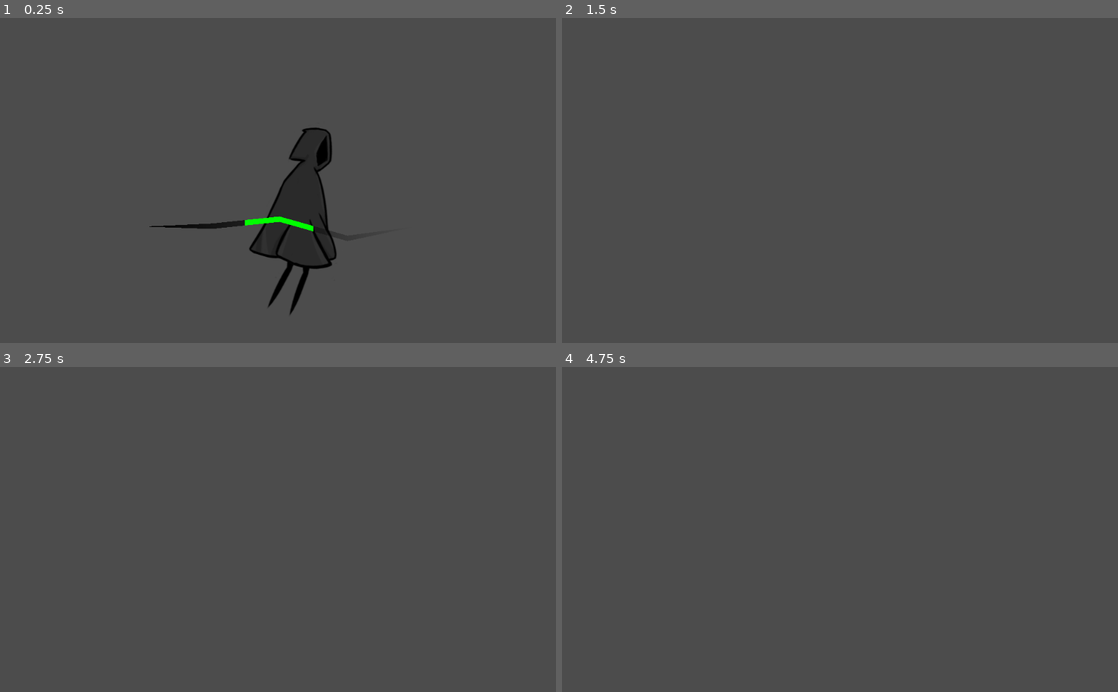
Above: before the commit, frames 1-4 (two rows, left to right).
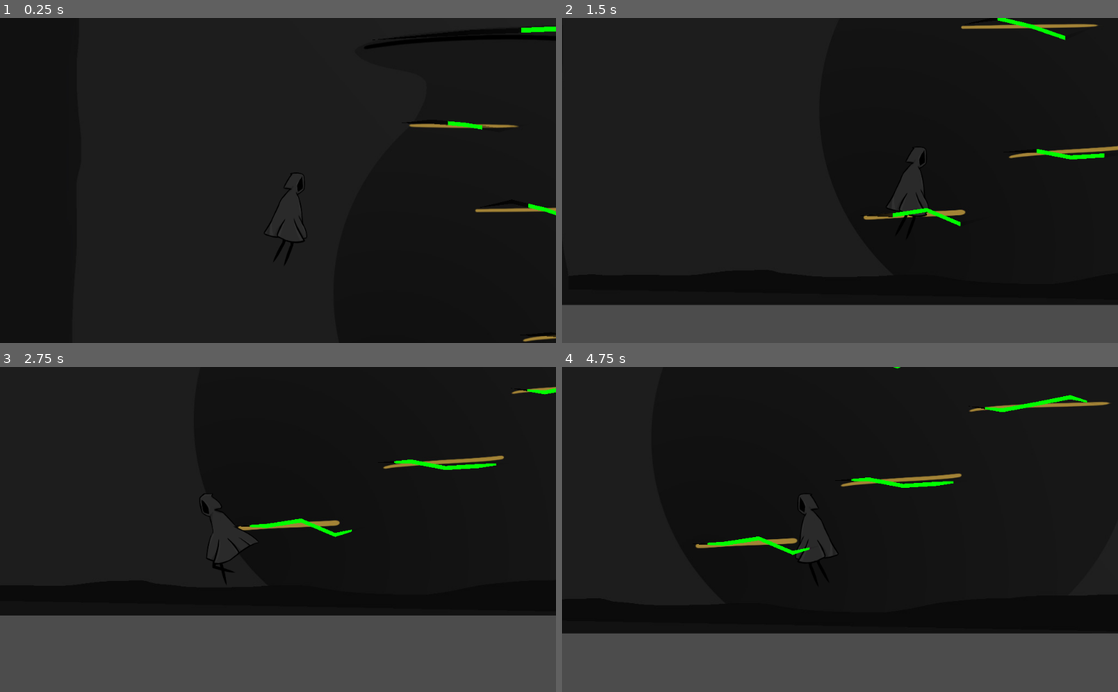
Above: after the commit, the same moments.

Repository: tufteddeer/kintsugi
Game: Godot game, scene res://level.tscn
Same seed, same stepped clock (60 frames per second), same inputs: the game is played once before the commit and once after it.
Inputs:
- Up to frame 1 (0.25 s): no input
- Up to frame 2 (1.5 s): hold D (right) from 0.53 s (still down); tap Space (jump) at 0.6, 0.77, 1.07, 1.35 s
- Up to frame 3 (2.75 s): tap Space (jump) at 1.52, 1.82, 2.1 s; release D (right) at 2.03 s; hold A (left) from 2.03 s (still down)
- Up to frame 4 (4.75 s): release A (left) at 2.78 s; hold D (right) 2.78-4.28 s; tap Space (jump) at 2.85, 3.02, 3.32, 3.6, 3.77, 4.07, 4.35, 4.52 s; hold A (left) from 4.28 s (still down)

The runs differ from the first frame. In frame 1, 97% of the frame differs, in the area x 0-100%, y 0-100%; in frame 2, 88%; in frame 3, 76%; in frame 4, 82%.

Commit message:
add border and cracks

Diff:
--- a/level.tscn
+++ b/level.tscn
@@ -1,10 +1,14 @@
-[gd_scene load_steps=5 format=2]
+[gd_scene load_steps=7 format=2]
 
 [ext_resource path="res://Player.tscn" type="PackedScene" id=1]
+[ext_resource path="res://assets/map/testworld.jpg" type="Texture" id=2]
 [ext_resource path="res://crack.tscn" type="PackedScene" id=3]
 [ext_resource path="res://crack.shader" type="Shader" id=4]
 
-[sub_resource type="ShaderMaterial" id=1]
+[sub_resource type="RectangleShape2D" id=1]
+extents = Vector2( 1856.18, 41.1997 )
+
+[sub_resource type="ShaderMaterial" id=2]
 resource_local_to_scene = true
 shader = ExtResource( 4 )
 shader_param/hi = 0.5
@@ -12,10 +16,94 @@
 
 [node name="Node2D" type="Node2D"]
 
+[node name="testworld" type="Sprite" parent="."]
+position = Vector2( 1.31036, 0 )
+texture = ExtResource( 2 )
+
+[node name="border" type="StaticBody2D" parent="testworld"]
+position = Vector2( -732.81, 2477.62 )
+scale = Vector2( 0.5, 0.5 )
+
+[node name="CollisionShape2D" type="CollisionShape2D" parent="testworld/border"]
+position = Vector2( 1110.22, 351.478 )
+shape = SubResource( 1 )
+
+[node name="CollisionShape2D2" type="CollisionShape2D" parent="testworld/border"]
+position = Vector2( 2884.35, -22.3164 )
+rotation = 1.50273
+scale = Vector2( 0.708333, 8.38552 )
+shape = SubResource( 1 )
+
+[node name="CollisionShape2D3" type="CollisionShape2D" parent="testworld/border"]
+position = Vector2( -699.987, -601.192 )
+rotation = 1.63886
+scale = Vector2( 0.708333, 8.38552 )
+shape = SubResource( 1 )
+
+[node name="CollisionShape2D4" type="CollisionShape2D" parent="testworld/border"]
+position = Vector2( 1075.67, -2076.44 )
+rotation = 3.14159
+scale = Vector2( 0.849012, 8.38552 )
+shape = SubResource( 1 )
+
+[node name="CollisionShape2D5" type="CollisionShape2D" parent="testworld/border"]
+position = Vector2( 4660.02, -992.397 )
+rotation = 3.14159
+scale = Vector2( 0.849012, 8.38552 )
+shape = SubResource( 1 )
+
+[node name="CollisionShape2D6" type="CollisionShape2D" parent="testworld/border"]
+position = Vector2( 5988.84, -1027.37 )
+rotation = 1.50273
+scale = Vector2( 0.849012, 8.38552 )
+shape = SubResource( 1 )
+
+[node name="CollisionShape2D7" type="CollisionShape2D" parent="testworld/border"]
+position = Vector2( 6548.35, -4052.2 )
+rotation = 1.50273
+scale = Vector2( 0.849012, 8.38552 )
+shape = SubResource( 1 )
+
+[node name="CollisionPolygon2D" type="CollisionPolygon2D" parent="testworld/border"]
+polygon = PoolVector2Array( 2506.8, -1337.73, 2773.81, -1377.12, 2931.39, -1455.91, 3154.62, -1587.23, 3250.92, -1731.67, 3382.24, -1766.69, 3421.63, -1530.32, 3399.74, -1416.52, 3421.63, -1350.86 )
+
 [node name="Player" parent="." instance=ExtResource( 1 )]
-position = Vector2( 350, 84 )
-jump_power = 500.0
+position = Vector2( -562.459, 2100.23 )
+scale = Vector2( 0.5, 0.5 )
+jump_power = 600.0
 
 [node name="Crack" parent="." instance=ExtResource( 3 )]
-material = SubResource( 1 )
-position = Vector2( 103, 182.94 )
+material = SubResource( 2 )
+position = Vector2( -387.37, 2517.19 )
+scale = Vector2( 0.5, 0.75 )
+v_offset_trigger = 5.0
+
+[node name="Crack2" parent="." instance=ExtResource( 3 )]
+material = SubResource( 2 )
+position = Vector2( -121.823, 2399.98 )
+scale = Vector2( 0.5, 0.75 )
+
+[node name="Crack3" parent="." instance=ExtResource( 3 )]
+material = SubResource( 2 )
+position = Vector2( 123.732, 2262.81 )
+scale = Vector2( 0.5, 0.75 )
+
+[node name="Crack4" parent="." instance=ExtResource( 3 )]
+material = SubResource( 2 )
+position = Vector2( -194.643, 2164.59 )
+scale = Vector2( 0.5, 0.75 )
+
+[node name="Crack5" parent="." instance=ExtResource( 3 )]
+material = SubResource( 2 )
+position = Vector2( -341.976, 2008.29 )
+scale = Vector2( 0.5, 0.75 )
+
+[node name="Crack7" parent="." instance=ExtResource( 3 )]
+material = SubResource( 2 )
+position = Vector2( 1095.17, 1571.79 )
+scale = Vector2( 0.5, 0.75 )
+
+[node name="Crack6" parent="." instance=ExtResource( 3 )]
+material = SubResource( 2 )
+position = Vector2( -394.502, 1855.09 )
+scale = Vector2( 1.5046, 0.897659 )
Binary file added: assets/map/testworld.jpg
Not shown, added: assets/map/testworld.jpg.import
